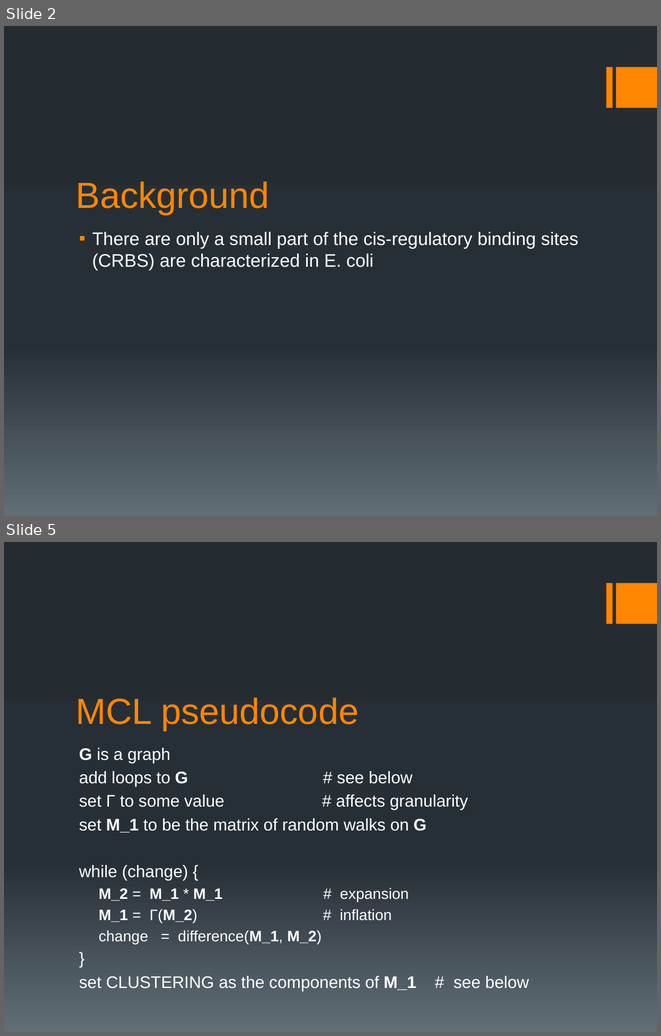
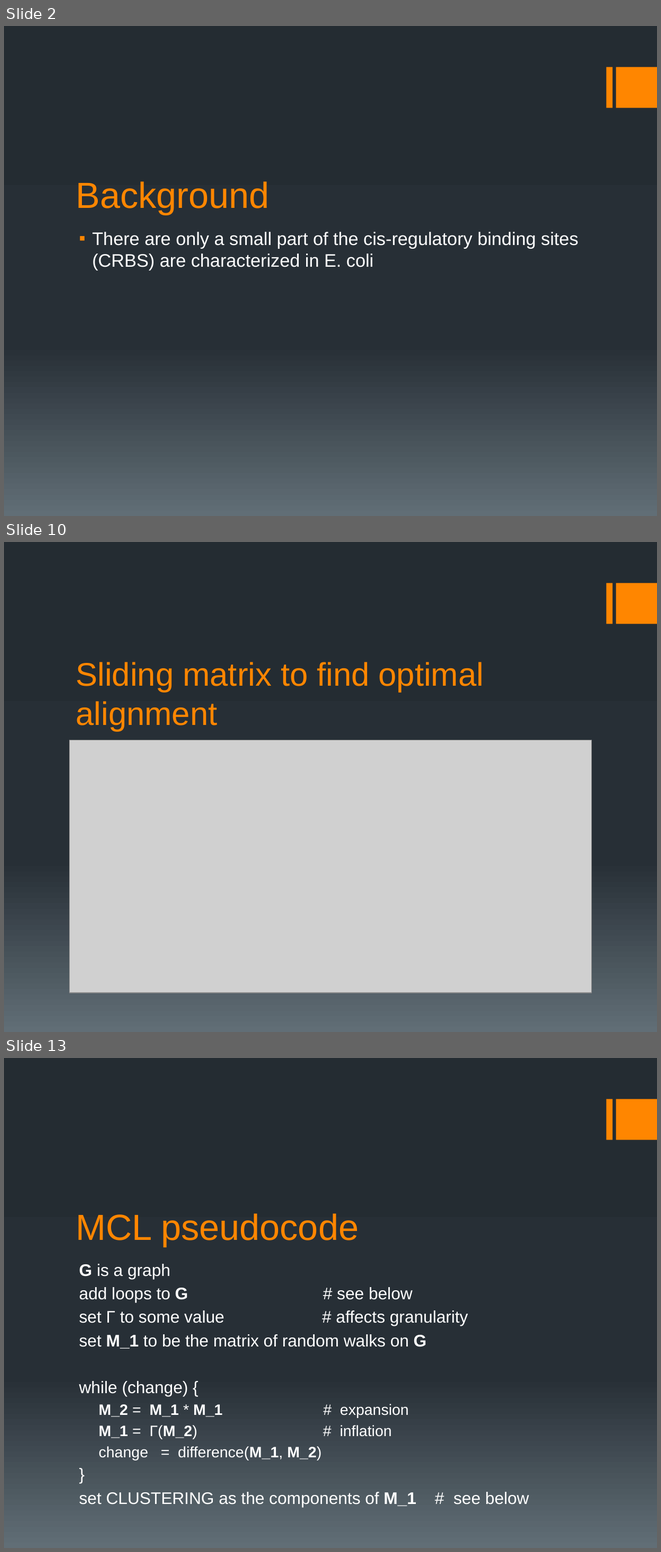
Before and after one commit to ship561/final-project, a slide deck: bioinformatics presentation.pptx. Shown one above the other, each under a label of ours: slides 2 and 5 before the commit, slides 2, 10 and 13 after it; the slides between them are not shown. The pictures are 661x1036 and 661x1552 pixels, drawn with LibreOffice and Linux fonts; fonts in the diff are those of the drawing; grey boxes stand for pictures. Boxes give left, top, right and bottom in pixels: in the first picture for what was removed or moved away, otherwise in the second. Text is boxed around its words. In the diff, an @@ line names an element or a change of style, - is before the commit and + after.

```diff
--- a/bioinformatics presentation.pptx
+++ b/bioinformatics presentation.pptx
@@ slide 10 added at (4, 542, 657, 1032), background gradient #242C33 to #273037 to #636D76; not listed: 2 template elements that a slide beside it also shows @@
@@ title added at (76, 662, 484, 731), 36 pt, text #FF8600 @@
+Sliding matrix to find optimal alignment
@@ picture added at (69, 740, 592, 992) @@
@@ what was slide 5 is now slide 13 @@
```
Also in this commit, not shown: 4 slides changed, 11 other slides added, 2 slides removed, 1 other file.
